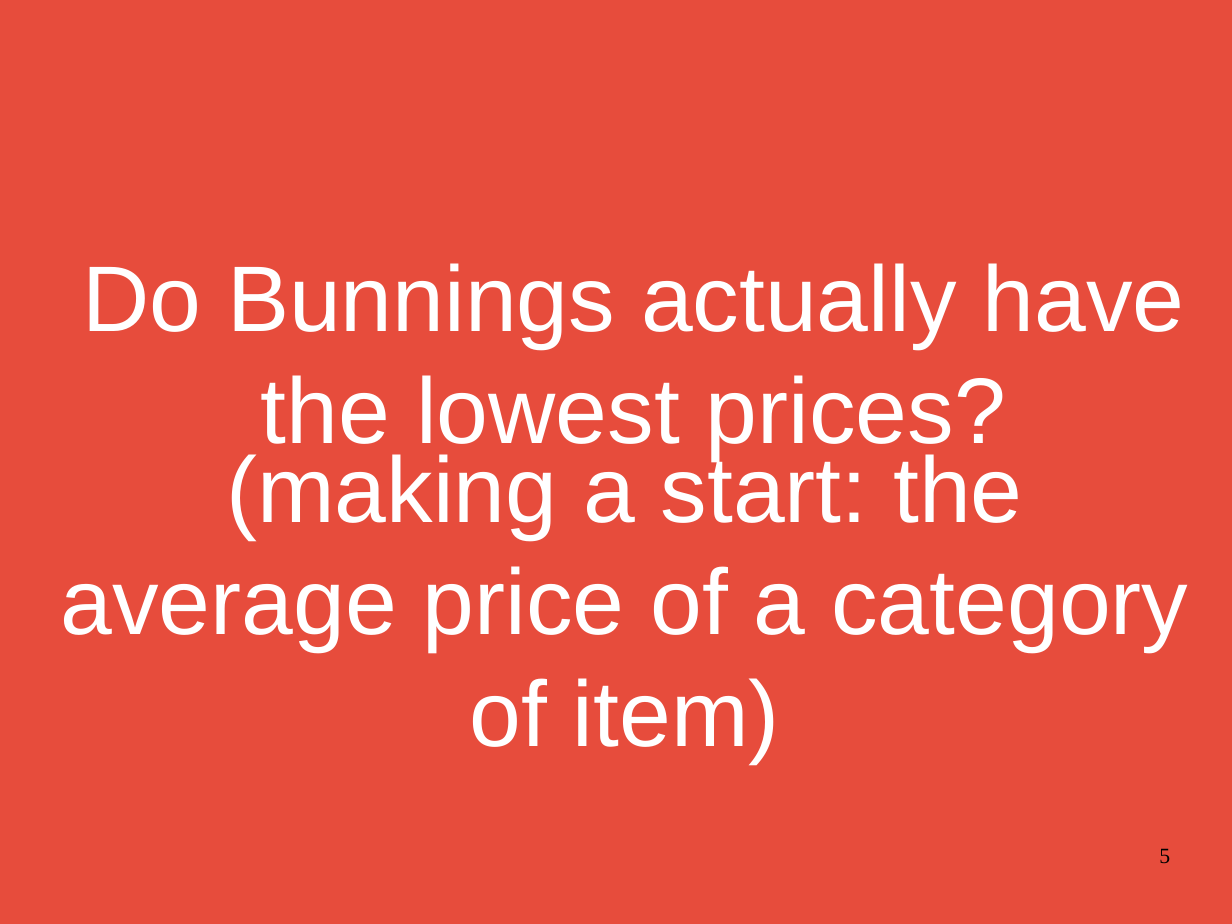
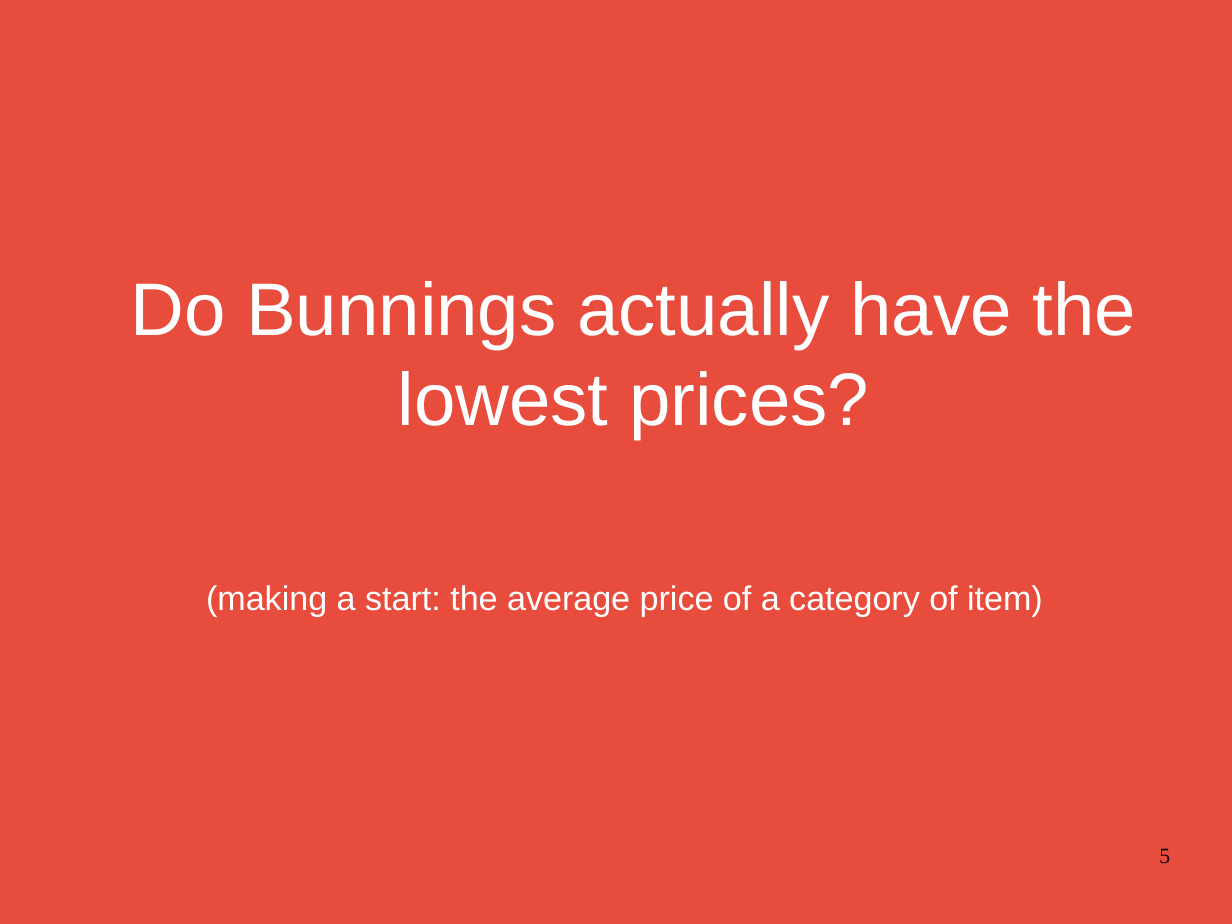
Before and after one commit to Lewington-pitsos/web_scraping_presentation, a slide deck: slide 5 of web_scraping.odp. Drawn at 1232x924 pixels with LibreOffice and Linux fonts; fonts in the diff are those of the drawing. Boxes give left, top, right and bottom in pixels: in the first picture for what was removed or moved away, otherwise in the second. Text is boxed around its words. In the diff, an @@ line names an element or a change of style, - is before the commit and + after.

```diff
--- a/web_scraping.odp
+++ b/web_scraping.odp
@@ title "Do Bunnings actually have the ..." at <box>130,281,1135,439</box>: size 60 to 48 pt @@
@@ title "(making a start: the average ...": place and size @@
-title "(making a start: the average ..." at <box>60,448,1188,763</box>
+title "(making a start: the average ..." at <box>206,585,1043,617</box>
@@ title "(making a start: the average ..." at <box>206,585,1043,617</box>: size 60 to 22 pt @@
```
Also in this commit, not shown: 2 slides added, 1 slide removed, 4 other files.
